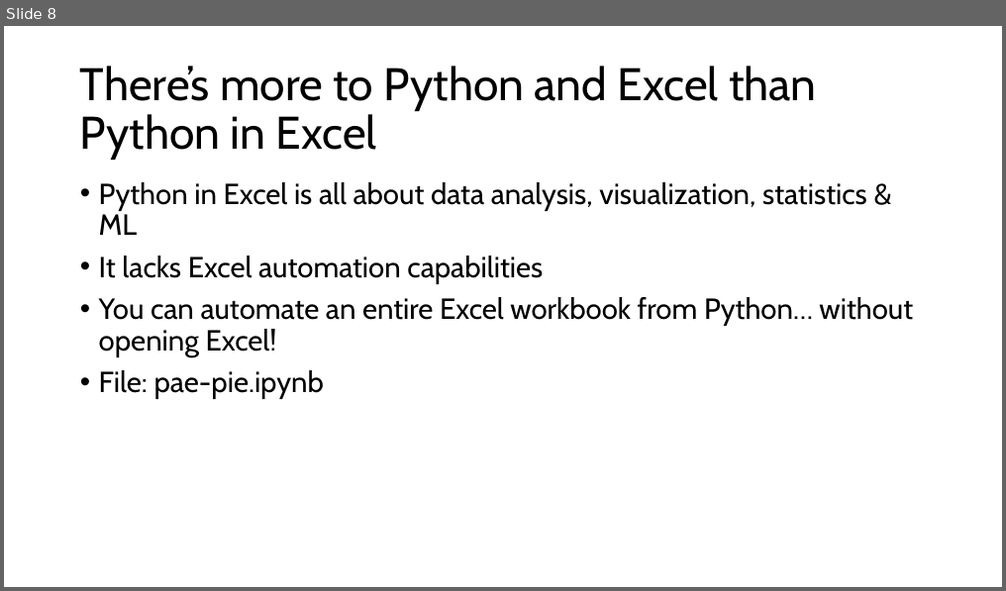
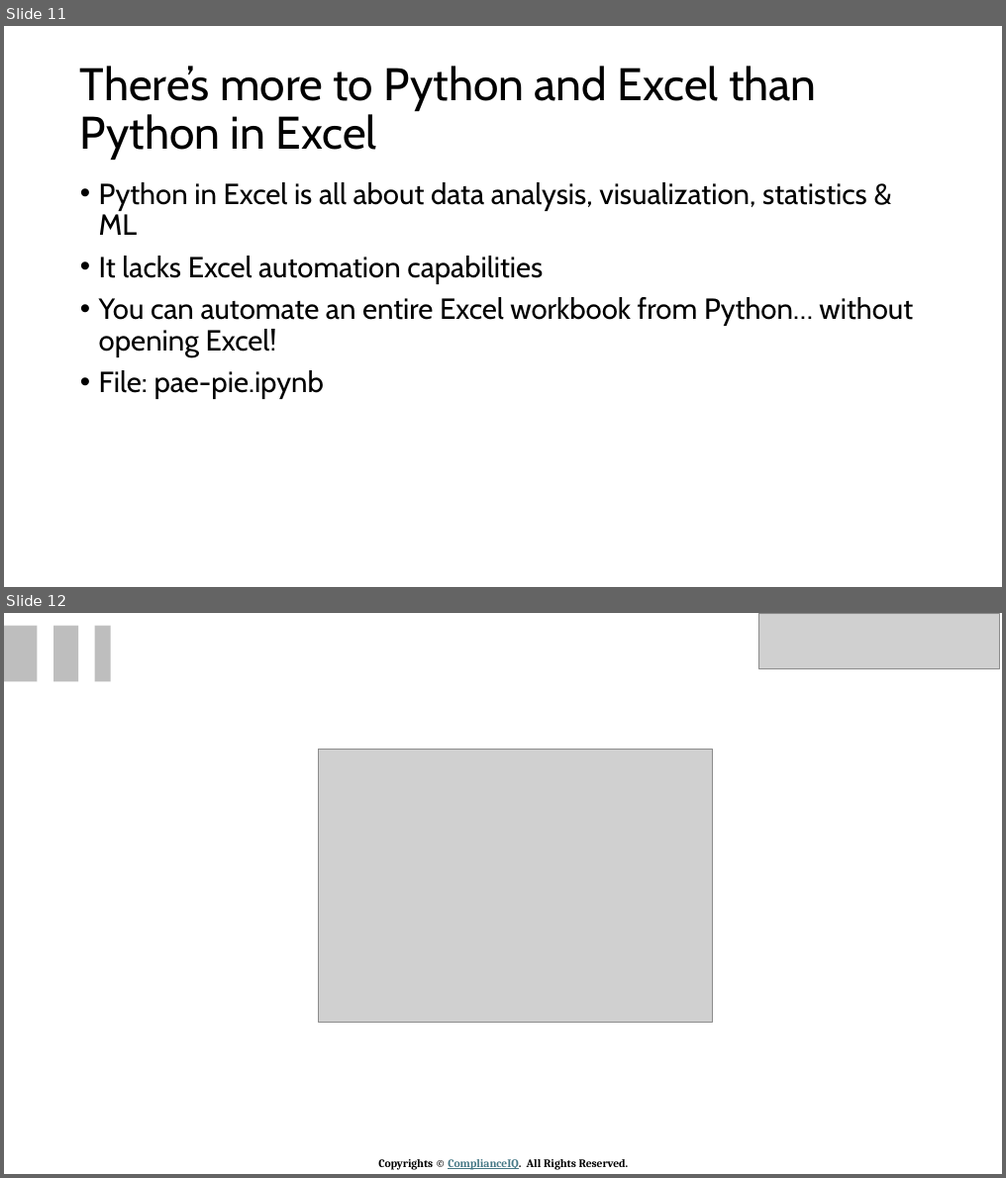
Before and after one commit to stringfestdata/complianceiq-into-python-for-excel, a slide deck: Introduction to Python in Excel.pptx. Shown one above the other, each under a label of ours: slide 8 before the commit, slides 11 and 12 after it. The pictures are 1006x591 and 1006x1178 pixels, drawn with LibreOffice and Linux fonts; fonts in the diff are those of the drawing; grey boxes stand for pictures; background and template pictures are left out. Boxes give left, top, right and bottom in pixels: in the first picture for what was removed or moved away, otherwise in the second. Text is boxed around its words. In the diff, an @@ line names an element or a change of style, - is before the commit and + after.

```diff
--- a/Introduction to Python in Excel.pptx
+++ b/Introduction to Python in Excel.pptx
@@ slide 12 added at box(4, 613, 1002, 1174), background picture (left out) @@
@@ freeform shape added at box(4, 626, 110, 682), fill #BEBEBE @@
@@ picture added at box(758, 613, 1000, 669) @@
@@ picture added at box(319, 750, 713, 1023) @@
@@ text added at box(378, 1159, 629, 1170), 11 pt, text #000000, bold @@
+Copyrights © ComplianceIQ. All Rights Reserved.
@@ what was slide 8 is now slide 11 @@
```
Also in this commit, not shown: 4 other slides added, 2 slides removed.
